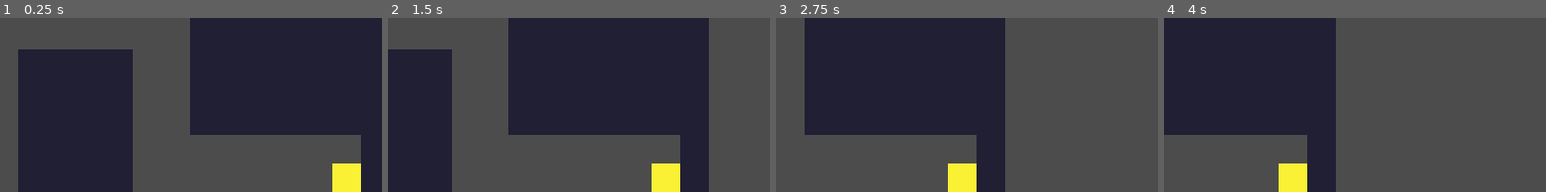
Above: before the commit, frames 1-4 (left to right).
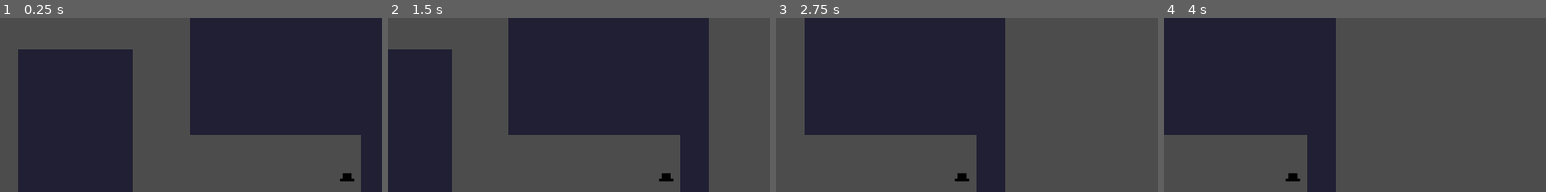
Above: after the commit, the same moments.

Repository: leecloudvictor/Slinks-Adventure
Game: Godot game, scene res://World.tscn
Same seed, same stepped clock (60 frames per second), same inputs: the game is played once before the commit and once after it.
Inputs:
- Up to frame 1 (0.25 s): no input
- Up to frame 2 (1.5 s): tap Enter at 0.5 s; hold D (right) from 0.53 s (still down); tap Space (jump) at 0.77 s
- Up to frame 3 (2.75 s): tap Space (jump) at 1.52 s; release D (right) at 2.03 s; hold A (left) from 2.03 s (still down)
- Up to frame 4 (4 s): release A (left) at 2.78 s; hold D (right) from 2.78 s (still down); tap Space (jump) at 3.02, 3.77 s
The pictures show only the part of the screen within x 50-100%, y 50-100%; the shares and areas given below are measured in that part.

The runs differ from the first frame. In frame 1, 1.2% of the frame differs, in the area x 87-95%, y 83-100%; in frame 2, 1.2%; in frame 3, 1.2%; in frame 4, 1.2%.

Commit message:
Added lock and key to lvl 1

Diff:
--- /dev/null
+++ b/Door.tscn
@@ -0,0 +1,16 @@
+[gd_scene load_steps=3 format=2]
+
+[ext_resource path="res://assets/gold.png" type="Texture" id=1]
+
+[sub_resource type="RectangleShape2D" id=1]
+extents = Vector2( 16.0708, 16.3235 )
+
+[node name="Door" type="StaticBody2D"]
+
+[node name="Sprite" type="Sprite" parent="."]
+texture = ExtResource( 1 )
+centered = false
+
+[node name="CollisionShape2D" type="CollisionShape2D" parent="."]
+position = Vector2( 16, 16 )
+shape = SubResource( 1 )
--- /dev/null
+++ b/Goal.gd
@@ -0,0 +1,10 @@
+# goal.gd
+extends Area2D
+
+export(String, FILE, "*.tscn") var next_world
+
+func _physics_process(delta):
+	var bodies = get_overlapping_bodies()
+	for body in bodies:
+		if body.name == "Slink":
+			get_tree().change_scene(next_world)
--- a/WorldComplete.gd
+++ b/Hat.gd
@@ -1,10 +1,10 @@
-# WorldComplete.gd
+# Hat.gd
 extends Area2D
-
-export(String, FILE, "*.tscn") var next_world
 
 func _physics_process(delta):
 	var bodies = get_overlapping_bodies()
+	var door = get_node("Door")
 	for body in bodies:
 		if body.name == "Slink":
-			get_tree().change_scene(next_world)
+			remove_child(door)
+			hide()
--- a/Slink.gd
+++ b/Slink.gd
@@ -7,6 +7,7 @@
 const JUMP_HEIGHT = -600
 var motion = Vector2()
 
+# warning-ignore:unused_argument
 func _physics_process(delta):
 	motion.y += GRAVITY
 	var friction = false
--- a/World.tscn
+++ b/World.tscn
@@ -1,15 +1,25 @@
-[gd_scene load_steps=4 format=2]
+[gd_scene load_steps=10 format=2]
 
 [ext_resource path="res://Slink.tscn" type="PackedScene" id=1]
 [ext_resource path="res://WallTiles.tres" type="TileSet" id=2]
-[ext_resource path="res://WorldComplete.tscn" type="PackedScene" id=3]
+[ext_resource path="res://Hat.gd" type="Script" id=3]
+[ext_resource path="res://assets/hat.png" type="Texture" id=4]
+[ext_resource path="res://Door.tscn" type="PackedScene" id=5]
+[ext_resource path="res://Goal.gd" type="Script" id=6]
+[ext_resource path="res://assets/goal.png" type="Texture" id=7]
+
+[sub_resource type="RectangleShape2D" id=1]
+extents = Vector2( 8, 5 )
+
+[sub_resource type="RectangleShape2D" id=2]
+extents = Vector2( 16, 16 )
 
 [node name="World" type="Node"]
 
 [node name="Slink" parent="." instance=ExtResource( 1 )]
 position = Vector2( 64, 288 )
 
-[node name="TileMap" type="TileMap" parent="."]
+[node name="Wall" type="TileMap" parent="."]
 tile_set = ExtResource( 2 )
 cell_size = Vector2( 32, 32 )
 format = 1
@@ -18,6 +28,45 @@
 "_edit_lock_": true
 }
 
-[node name="WorldComplete" parent="." instance=ExtResource( 3 )]
+[node name="HatDoor" type="Node" parent="."]
+editor/display_folded = true
+
+[node name="Hat" type="Area2D" parent="HatDoor"]
 position = Vector2( 800, 352 )
+script = ExtResource( 3 )
+__meta__ = {
+"_edit_group_": true
+}
+
+[node name="Sprite" type="Sprite" parent="HatDoor/Hat"]
+texture = ExtResource( 4 )
+centered = false
+
+[node name="CollisionShape2D" type="CollisionShape2D" parent="HatDoor/Hat"]
+position = Vector2( 16, 16 )
+shape = SubResource( 1 )
+
+[node name="Door" type="Node" parent="HatDoor/Hat"]
+editor/display_folded = true
+
+[node name="Door" parent="HatDoor/Hat/Door" instance=ExtResource( 5 )]
+position = Vector2( 576, 384 )
+
+[node name="Door2" parent="HatDoor/Hat/Door" instance=ExtResource( 5 )]
+position = Vector2( 608, 384 )
+
+[node name="Goal" type="Area2D" parent="."]
+position = Vector2( 608, 416 )
+script = ExtResource( 6 )
+__meta__ = {
+"_edit_group_": true
+}
 next_world = "res://World2.tscn"
+
+[node name="Sprite" type="Sprite" parent="Goal"]
+texture = ExtResource( 7 )
+centered = false
+
+[node name="CollisionShape2D" type="CollisionShape2D" parent="Goal"]
+position = Vector2( 16, 16 )
+shape = SubResource( 2 )
--- a/World2.tscn
+++ b/World2.tscn
@@ -1,8 +1,7 @@
-[gd_scene load_steps=4 format=2]
+[gd_scene load_steps=3 format=2]
 
 [ext_resource path="res://WallTiles.tres" type="TileSet" id=1]
 [ext_resource path="res://Slink.tscn" type="PackedScene" id=2]
-[ext_resource path="res://WorldComplete.tscn" type="PackedScene" id=3]
 
 [node name="World2" type="Node"]
 
@@ -14,7 +13,3 @@
 
 [node name="Slink" parent="." instance=ExtResource( 2 )]
 position = Vector2( 800, 352 )
-
-[node name="WorldComplete" parent="." instance=ExtResource( 3 )]
-position = Vector2( 1632, 160 )
-next_world = "res://World.tscn"
--- a/WorldComplete.tscn
+++ /dev/null
@@ -1,21 +0,0 @@
-[gd_scene load_steps=4 format=2]
-
-[ext_resource path="res://WorldComplete.gd" type="Script" id=1]
-[ext_resource path="res://assets/gold.png" type="Texture" id=2]
-
-[sub_resource type="RectangleShape2D" id=1]
-extents = Vector2( 16, 16 )
-
-[node name="WorldComplete" type="Area2D"]
-script = ExtResource( 1 )
-__meta__ = {
-"_edit_group_": true
-}
-
-[node name="Sprite" type="Sprite" parent="."]
-texture = ExtResource( 2 )
-centered = false
-
-[node name="CollisionShape2D" type="CollisionShape2D" parent="."]
-position = Vector2( 16, 16 )
-shape = SubResource( 1 )
Binary file added: assets/goal.png
Not shown, added: assets/goal.png.import
Binary file added: assets/hat.png
Not shown, added: assets/hat.png.import
